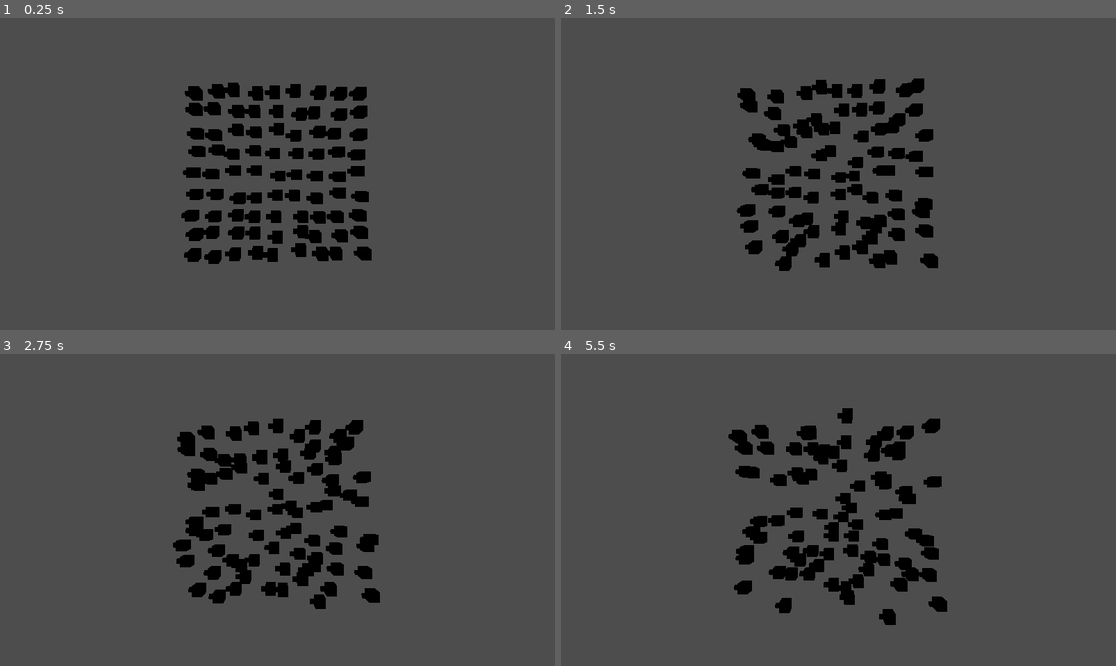
Above: before the commit, frames 1-4 (two rows, left to right).
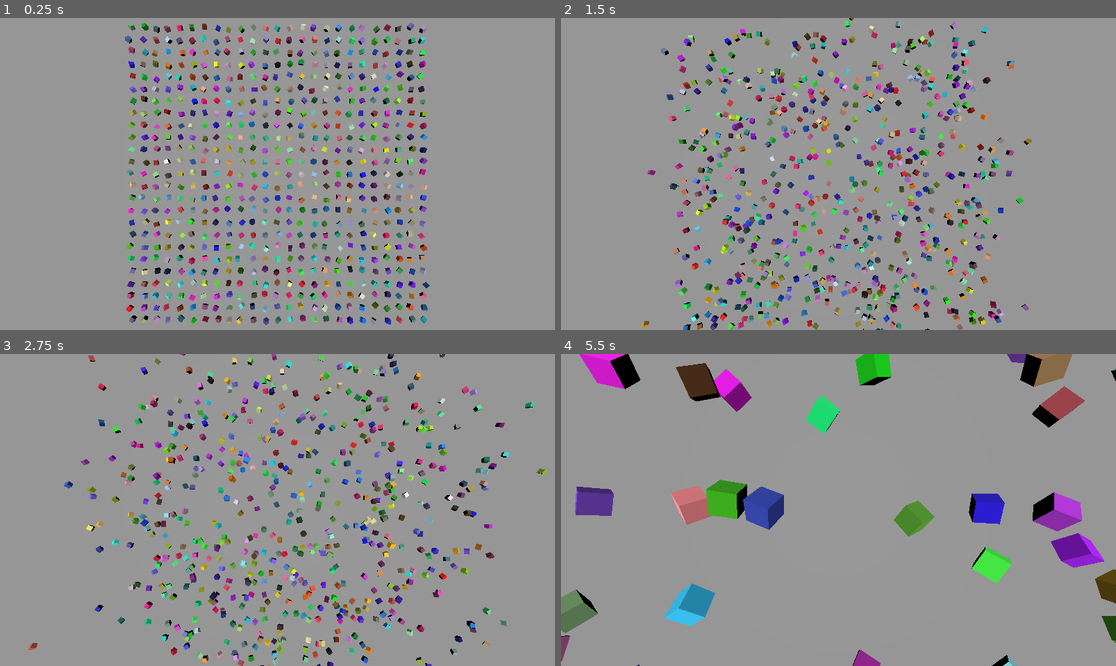
Above: after the commit, the same moments.

Repository: Crowthecruel2/Darkest-Timeline
Game: Godot game, scene res://World.tscn
Same seed, same stepped clock (60 frames per second), same inputs: the game is played once before the commit and once after it.
Inputs:
- Up to frame 1 (0.25 s): no input
- Up to frame 2 (1.5 s): tap S (Camera Back, bound only after the commit) at 0.6 s; tap W (Camera Forward, bound only after the commit) at 0.8, 1.35 s
- Up to frame 3 (2.75 s): tap A (Camera Left, bound only after the commit) at 1.55, 2.1 s; tap D (Camera Right, bound only after the commit) at 2.3 s
- Up to frame 4 (5.5 s): tap D (Camera Right, bound only after the commit) at 2.85 s; tap Q (Zoom_in, bound only after the commit) at 3.05 s; hold Q (Zoom_in, bound only after the commit) 3.53-4.28 s; tap E (Zoom_out, bound only after the commit) at 3.8, 4.35 s; tap S (Camera Back, bound only after the commit) at 4.55, 5.1 s; tap W (Camera Forward, bound only after the commit) at 5.3 s

The runs differ from the first frame. In frame 1, 100% of the frame differs, in the area x 0-100%, y 0-100%; in frame 2, 100%; in frame 3, 100%; in frame 4, 100%.

Commit message:
V0.01E
Made  3D

Diff:
--- /dev/null
+++ b/Darkest Timeline/Camera_Controll.gd
@@ -0,0 +1,17 @@
+extends Camera3D
+var movement = Vector3.ZERO
+@export var speed = 0
+# Called when the node enters the scene tree for the first time.
+func _ready():
+	pass # Replace with function body.
+
+
+# Called every frame. 'delta' is the elapsed time since the previous frame.
+func _process(delta):
+	movement = Vector3.ZERO
+	transform.origin = transform.origin + Vector3(Input.get_axis("Camera Left","Camera Right"),0,Input.get_axis("Camera Back","Camera Forward")*-1).normalized()*speed
+	if(Input.is_action_pressed("Zoom_in") && transform.origin.y >= 1):
+		transform.origin = transform.origin - Vector3(0,1,0)
+	if(Input.is_action_pressed("Zoom_out")):
+		transform.origin = transform.origin + Vector3(0,1,0)
+	pass
--- a/Darkest Timeline/Tile.gd
+++ b/Darkest Timeline/Tile.gd
@@ -1,19 +1,23 @@
 extends Node3D
 var Movement = 0
 @onready var Mes1 = $RigidBody3D/CollisionShape3D/MeshInstance3D
-@onready var Mes2 = $RigidBody3D/CollisionShape3D2/MeshInstance3D
-var Mat:StandardMaterial3D = preload("res://Cubes.tres")
-var speed = 0.1
+@onready var Rig = $RigidBody3D
+var Size = randf_range(1,5)
+var Mat = StandardMaterial3D.new()
+var speed = 50
+var rot_speed = 100
 
 # Called when the node enters the scene tree for the first time.
 func _ready():
+
 	Mat.albedo_color = Color(randf_range(0,1),randf_range(0,1),randf_range(0,1),randf_range(0.5,1))
 	Mes1.material_override = Mat
-	Mes2.material_override = Mat
-	pass # Replace with function body.
+	scale = Vector3(Size,Size,Size)
 
 
 # Called every frame. 'delta' is the elapsed time since the previous frame.
 func _process(delta):
-	self.transform.origin = self.transform.origin + Vector3(randf_range(-1,1),0,randf_range(-1,1))*speed
+	Mat.albedo_color = Color(randf_range(0,1),randf_range(0,1),randf_range(0,1),randf_range(0.5,1))
+	Rig.apply_force(Vector3(randf_range(-1,1),0,randf_range(-1,1))*speed)
+	Rig.apply_torque(Vector3(randf_range(-1,1),randf_range(-1,1),randf_range(-1,1))*rot_speed)
 	pass
--- a/Darkest Timeline/World.tscn
+++ b/Darkest Timeline/World.tscn
@@ -1,9 +1,42 @@
-[gd_scene load_steps=2 format=3 uid="uid://cby7yfa6u61r7"]
+[gd_scene load_steps=4 format=3 uid="uid://cby7yfa6u61r7"]
 
 [ext_resource type="Script" path="res://World_Script.gd" id="1_gt5lk"]
+[ext_resource type="Script" path="res://Camera_Controll.gd" id="2_0daho"]
+
+[sub_resource type="PlaneMesh" id="PlaneMesh_k8ehj"]
 
 [node name="World" type="Node3D"]
 script = ExtResource("1_gt5lk")
 
 [node name="Camera2D" type="Camera3D" parent="."]
 transform = Transform3D(1, 0, 0, 0, -4.37114e-08, 1, 0, -1, -4.37114e-08, 0, 0, 0)
+script = ExtResource("2_0daho")
+speed = 1
+
+[node name="CSGMesh3D" type="CSGMesh3D" parent="."]
+transform = Transform3D(100, 0, 0, 0, 1, 0, 0, 0, 100, 0, -6.5557, 0)
+use_collision = true
+mesh = SubResource("PlaneMesh_k8ehj")
+
+[node name="Wall 1" type="CSGMesh3D" parent="CSGMesh3D"]
+transform = Transform3D(1, 0, 0, 0, -4.37114e-08, -2, 0, 1, -8.74228e-08, 0, 1.23465, -1)
+use_collision = true
+mesh = SubResource("PlaneMesh_k8ehj")
+
+[node name="Wall 2" type="CSGMesh3D" parent="CSGMesh3D"]
+transform = Transform3D(1, 0, 0, 0, -4.37114e-08, 2, 0, -1, -8.74228e-08, 0, 1.235, 1)
+use_collision = true
+mesh = SubResource("PlaneMesh_k8ehj")
+
+[node name="Wall 3" type="CSGMesh3D" parent="CSGMesh3D"]
+transform = Transform3D(-4.37114e-08, 1, -8.74228e-08, 0, -4.37114e-08, -2, -1, -4.37114e-08, 3.82137e-15, -1, 1.235, 0)
+use_collision = true
+mesh = SubResource("PlaneMesh_k8ehj")
+
+[node name="Wall 4" type="CSGMesh3D" parent="CSGMesh3D"]
+transform = Transform3D(-4.37114e-08, -1, 8.74228e-08, 0, -4.37114e-08, -2, 1, -4.37114e-08, 3.82137e-15, 1, 1.235, 0)
+use_collision = true
+mesh = SubResource("PlaneMesh_k8ehj")
+
+[node name="DirectionalLight3D" type="DirectionalLight3D" parent="."]
+transform = Transform3D(1, 0, 0, 0, -0.0153408, 0.999882, 0, -0.999882, -0.0153408, 0, 1.75675, 0)
--- a/Darkest Timeline/World_Script.gd
+++ b/Darkest Timeline/World_Script.gd
@@ -3,6 +3,7 @@
 var Teams
 @onready var Tile = preload("res://tile.tscn")
 @onready var Camera = $Camera2D
+@onready var Floor = $CSGMesh3D
 var BoardSize
 var BoardX
 var BoardY
@@ -12,7 +13,7 @@
 #class Team(self, teamName,score, team):
 func _ready():
 	Players = get_tree().get_nodes_in_group("Players")
-	Teams = 2
+	Teams = 5
 	BoardSize = Teams * 5
 	if(BoardSize % 2 == 0):
 		BoardSize = BoardSize-1
@@ -21,10 +22,11 @@
 		for z in BoardSize:
 
 			if((BoardSize-1)/2 == x && (BoardSize-1)/2 == z):
-				Camera.transform.origin = Vector3(x*2,20,z*2)
+				Camera.transform.origin = Vector3(x*3,10*Teams,z*3)
+				Floor.transform.origin = Vector3(x*2,-1,z*2)
 			var NewTile = Tile.instantiate()
 			add_child(NewTile)
-			NewTile.transform.origin = Vector3(x*2,0,z*2)
+			NewTile.transform.origin = Vector3(x*3,0,z*3)
 			Tile_Counter = Tile_Counter+1
 	print_debug(Tile_Counter)
 
--- a/Darkest Timeline/project.godot
+++ b/Darkest Timeline/project.godot
@@ -18,3 +18,36 @@
 [dotnet]
 
 project/assembly_name="Darkest Timeline"
+
+[input]
+
+"Camera Forward"={
+"deadzone": 0.5,
+"events": [Object(InputEventKey,"resource_local_to_scene":false,"resource_name":"","device":-1,"window_id":0,"alt_pressed":false,"shift_pressed":false,"ctrl_pressed":false,"meta_pressed":false,"pressed":false,"keycode":0,"physical_keycode":87,"key_label":0,"unicode":119,"echo":false,"script":null)
+]
+}
+"Camera Back"={
+"deadzone": 0.5,
+"events": [Object(InputEventKey,"resource_local_to_scene":false,"resource_name":"","device":-1,"window_id":0,"alt_pressed":false,"shift_pressed":false,"ctrl_pressed":false,"meta_pressed":false,"pressed":false,"keycode":0,"physical_keycode":83,"key_label":0,"unicode":115,"echo":false,"script":null)
+]
+}
+"Camera Left"={
+"deadzone": 0.5,
+"events": [Object(InputEventKey,"resource_local_to_scene":false,"resource_name":"","device":-1,"window_id":0,"alt_pressed":false,"shift_pressed":false,"ctrl_pressed":false,"meta_pressed":false,"pressed":false,"keycode":0,"physical_keycode":65,"key_label":0,"unicode":97,"echo":false,"script":null)
+]
+}
+"Camera Right"={
+"deadzone": 0.5,
+"events": [Object(InputEventKey,"resource_local_to_scene":false,"resource_name":"","device":-1,"window_id":0,"alt_pressed":false,"shift_pressed":false,"ctrl_pressed":false,"meta_pressed":false,"pressed":false,"keycode":0,"physical_keycode":68,"key_label":0,"unicode":100,"echo":false,"script":null)
+]
+}
+Zoom_in={
+"deadzone": 0.5,
+"events": [Object(InputEventKey,"resource_local_to_scene":false,"resource_name":"","device":-1,"window_id":0,"alt_pressed":false,"shift_pressed":false,"ctrl_pressed":false,"meta_pressed":false,"pressed":false,"keycode":0,"physical_keycode":81,"key_label":0,"unicode":113,"echo":false,"script":null)
+]
+}
+Zoom_out={
+"deadzone": 0.5,
+"events": [Object(InputEventKey,"resource_local_to_scene":false,"resource_name":"","device":-1,"window_id":0,"alt_pressed":false,"shift_pressed":false,"ctrl_pressed":false,"meta_pressed":false,"pressed":false,"keycode":0,"physical_keycode":69,"key_label":0,"unicode":101,"echo":false,"script":null)
+]
+}
--- a/Darkest Timeline/tile.tscn
+++ b/Darkest Timeline/tile.tscn
@@ -1,40 +1,19 @@
-[gd_scene load_steps=8 format=3 uid="uid://by2qwf2w54yps"]
+[gd_scene load_steps=4 format=3 uid="uid://by2qwf2w54yps"]
 
-[ext_resource type="Script" path="res://tile.gd" id="1_5ifgn"]
+[ext_resource type="Script" path="res://Tile.gd" id="1_xiv43"]
 
-[sub_resource type="BoxShape3D" id="BoxShape3D_u3ntj"]
+[sub_resource type="BoxShape3D" id="BoxShape3D_q11vl"]
 
-[sub_resource type="StandardMaterial3D" id="StandardMaterial3D_plaok"]
-albedo_color = Color(0.964706, 0.517647, 0.603922, 1)
+[sub_resource type="BoxMesh" id="BoxMesh_dwjn3"]
 
-[sub_resource type="BoxMesh" id="BoxMesh_0fnf3"]
-material = SubResource("StandardMaterial3D_plaok")
-
-[sub_resource type="CylinderShape3D" id="CylinderShape3D_tvjy3"]
-
-[sub_resource type="StandardMaterial3D" id="StandardMaterial3D_uwnec"]
-albedo_color = Color(0.964706, 0.517647, 0.603922, 1)
-
-[sub_resource type="CylinderMesh" id="CylinderMesh_kkxm1"]
-material = SubResource("StandardMaterial3D_uwnec")
-
-[node name="Node3D" type="Node3D"]
-transform = Transform3D(1, 0, 0, 0, 1, 0, 0, 0, 1, 0, 0.535203, 0)
-script = ExtResource("1_5ifgn")
+[node name="Tile" type="Node3D" groups=["Tiles"]]
+script = ExtResource("1_xiv43")
 
 [node name="RigidBody3D" type="RigidBody3D" parent="."]
 
 [node name="CollisionShape3D" type="CollisionShape3D" parent="RigidBody3D"]
-shape = SubResource("BoxShape3D_u3ntj")
+shape = SubResource("BoxShape3D_q11vl")
 
 [node name="MeshInstance3D" type="MeshInstance3D" parent="RigidBody3D/CollisionShape3D"]
-mesh = SubResource("BoxMesh_0fnf3")
-skeleton = NodePath("../../..")
-
-[node name="CollisionShape3D2" type="CollisionShape3D" parent="RigidBody3D"]
-transform = Transform3D(-2.18557e-08, -0.5, 0, 0.5, -2.18557e-08, 0, 0, 0, 0.5, -0.455031, 0, 0)
-shape = SubResource("CylinderShape3D_tvjy3")
-
-[node name="MeshInstance3D" type="MeshInstance3D" parent="RigidBody3D/CollisionShape3D2"]
-mesh = SubResource("CylinderMesh_kkxm1")
-skeleton = NodePath("../../..")
+mesh = SubResource("BoxMesh_dwjn3")
+skeleton = NodePath("../..")
